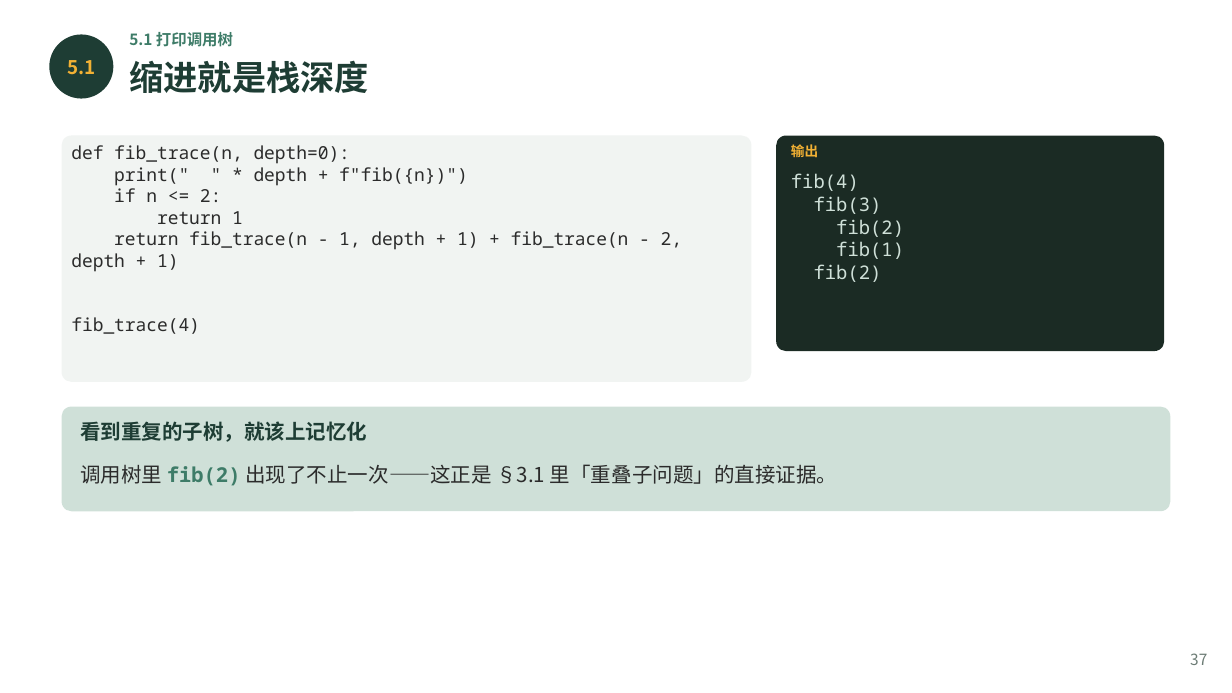
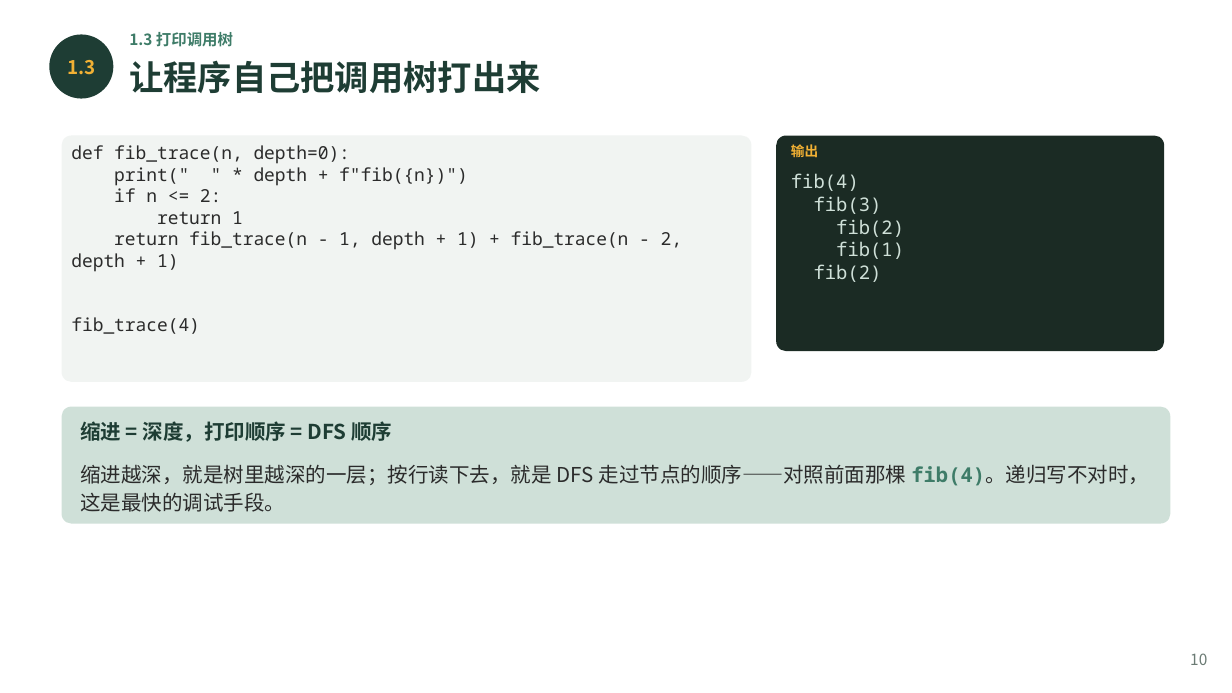
Before and after one commit to pangyouwei/2026fall-cs101, a slide deck: slide 10 of 课件/202610_ADS_W08_Recursion.pptx (slide 37 before the commit). Drawn at 1232x693 pixels with LibreOffice and Linux fonts; fonts in the diff are those of the drawing. Boxes give left, top, right and bottom in pixels: in the first picture for what was removed or moved away, otherwise in the second. Text is boxed around its words. In the diff, an @@ line names an element or a change of style, - is before the commit and + after.

```diff
--- a/课件/202610_ADS_W08_Recursion.pptx
+++ b/课件/202610_ADS_W08_Recursion.pptx
@@ text at <box>129,32,233,47</box>: text changed @@
-5.1 打印调用树
+1.3 打印调用树
@@ text at <box>67,60,95,75</box>: text changed @@
-5.1
+1.3
@@ text at <box>129,60,540,93</box>: text changed @@
-缩进就是栈深度
+让程序自己把调用树打出来
@@ rounded rectangle: place and size @@
-rounded rectangle at <box>62,407,1170,511</box>
+rounded rectangle at <box>62,407,1170,524</box>
@@ rounded rectangle at <box>62,407,1170,524</box>: proportions changed @@
@@ text at <box>80,421,392,442</box>: text changed @@
-看到重复的子树，就该上记忆化
+缩进 = 深度，打印顺序 = DFS 顺序
@@ text at <box>80,464,1149,512</box>: text changed @@
-调用树里 fib(2) 出现了不止一次——这正是 §3.1 里「重叠子问题」的直接证据。
+缩进越深，就是树里越深的一层；按行读下去，就是 DFS 走过节点的顺序——对照前面那棵 fib(4)。递归写不对时，这是最快的调试手段。
@@ text at <box>1190,653,1207,665</box>: text changed @@
-37
+10
```
Also in this commit, not shown: 35 other slides changed, 4 slides added, 12 other files.
